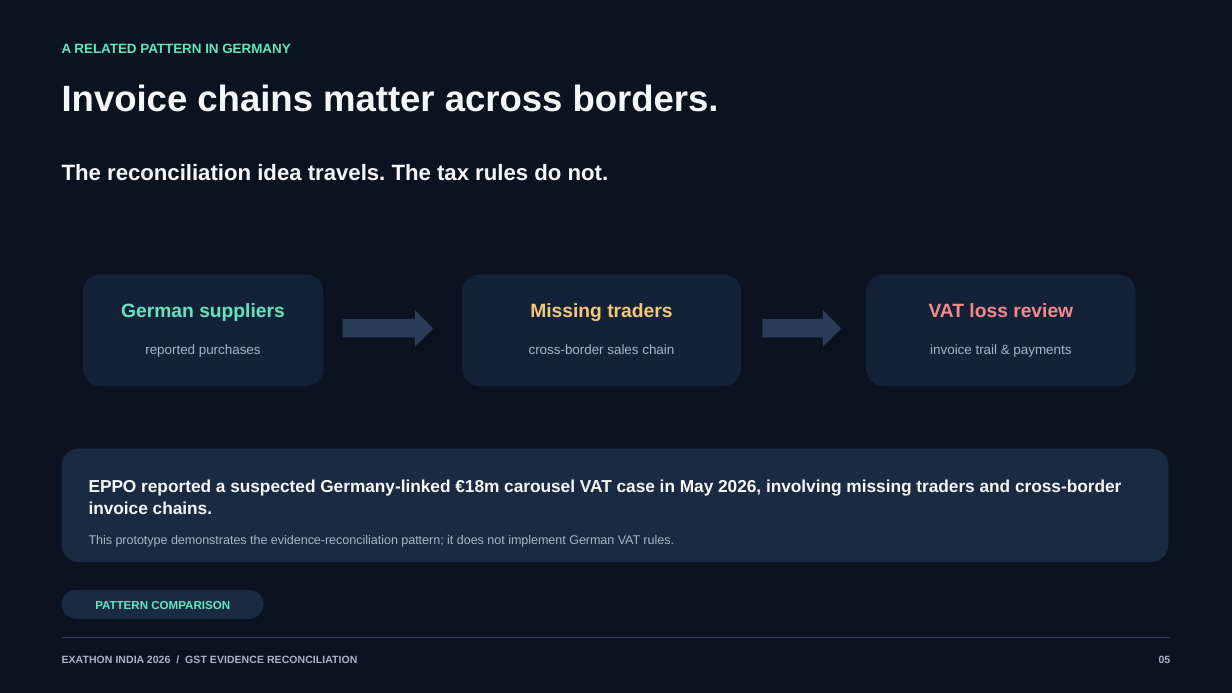
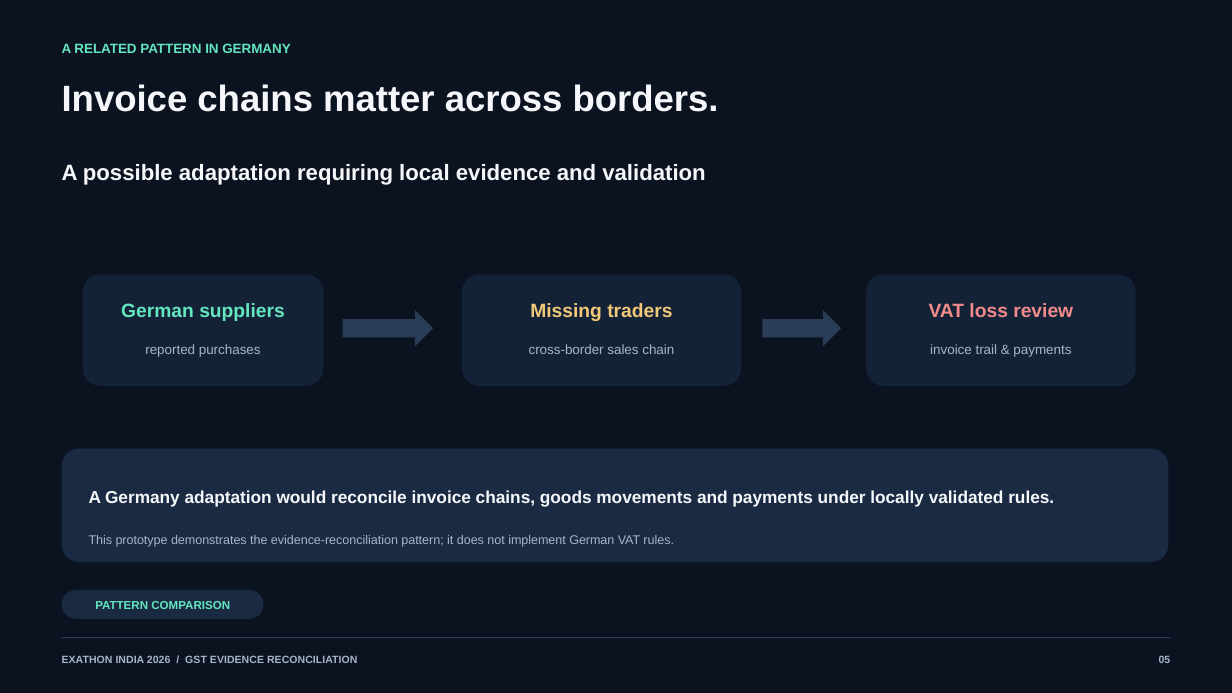
Before and after one commit to kushagragupta2005/gst-evidence-reconciliation, a slide deck: slide 5 of deliverables/exathon-india-2026-pitch.pptx. Drawn at 1232x693 pixels with LibreOffice and Linux fonts; fonts in the diff are those of the drawing. Boxes give left, top, right and bottom in pixels: in the first picture for what was removed or moved away, otherwise in the second. Text is boxed around its words. In the diff, an @@ line names an element or a change of style, - is before the commit and + after.

```diff
--- a/deliverables/exathon-india-2026-pitch.pptx
+++ b/deliverables/exathon-india-2026-pitch.pptx
@@ text at (62,164,705,185): text changed @@
-The reconciliation idea travels. The tax rules do not.
+A possible adaptation requiring local evidence and validation
@@ text at (89,490,1054,507): text changed @@
-EPPO reported a suspected Germany-linked €18m carousel VAT case in May 2026, involving missing traders and cross-border invoice chains.
+A Germany adaptation would reconcile invoice chains, goods movements and payments under locally validated rules.
```
Also in this commit, not shown: 2 other slides changed, 24 other files.
